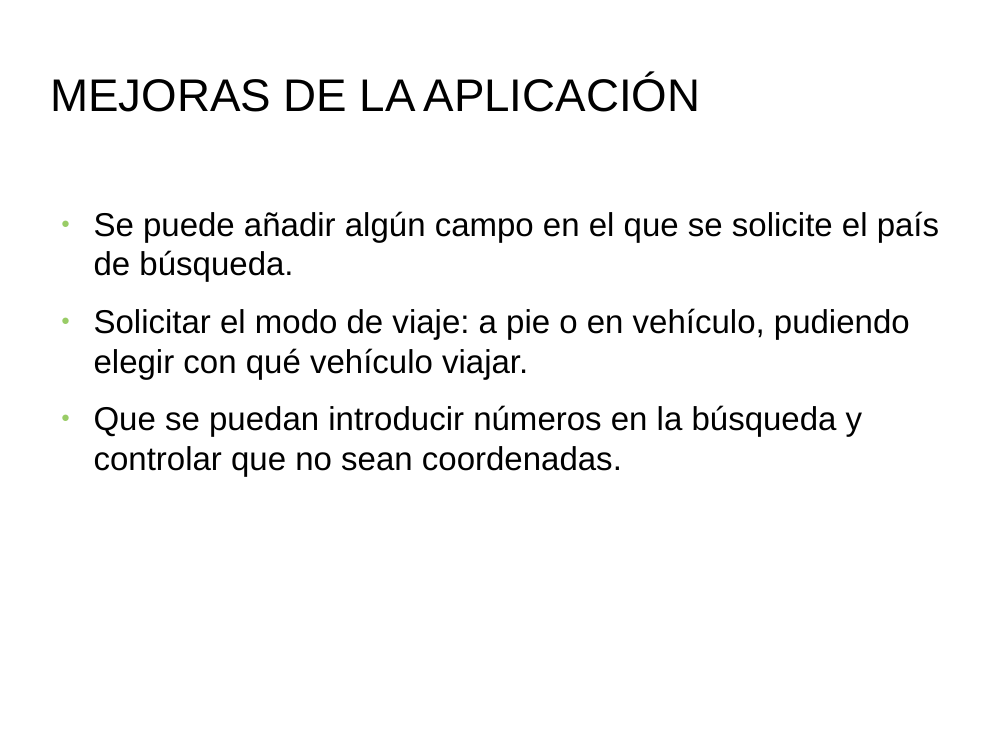
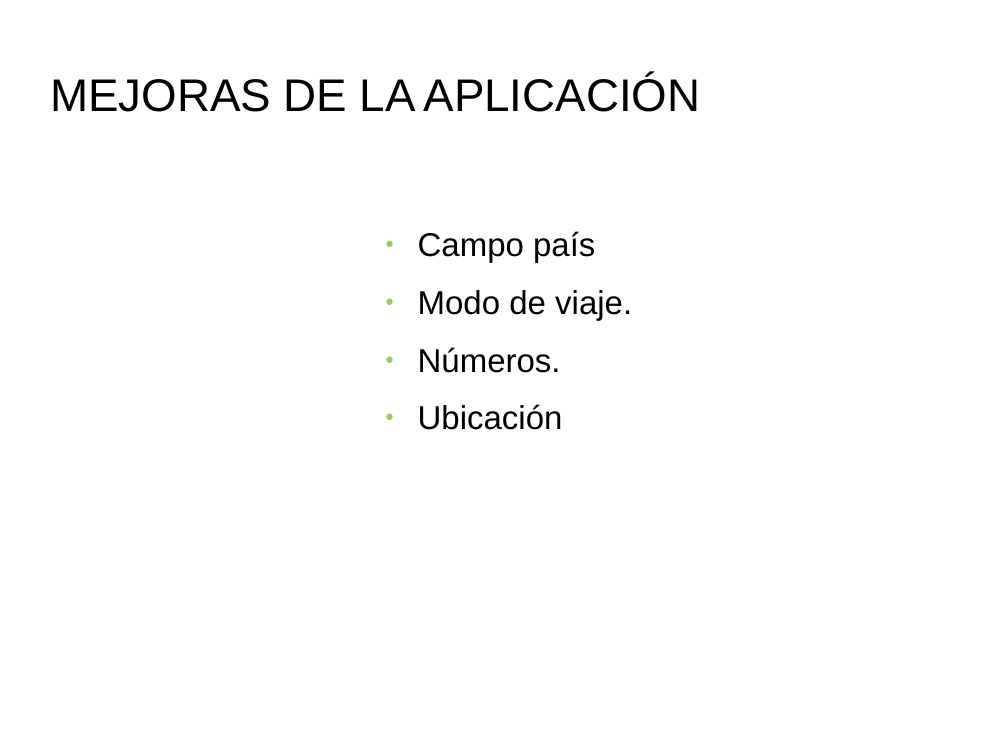
Before and after one commit to PatriiML11/ProyectoWeb, a slide deck: slide 20 of doc/Documentos/Presentacion.odp (slide 23 before the commit). Drawn at 1008x756 pixels with LibreOffice and Linux fonts; fonts in the diff are those of the drawing; background and template pictures are left out. Boxes give left, top, right and bottom in pixels: in the first picture for what was removed or moved away, otherwise in the second. Text is boxed around its words. In the diff, an @@ line names an element or a change of style, - is before the commit and + after.

```diff
--- a/doc/Documentos/Presentacion.odp
+++ b/doc/Documentos/Presentacion.odp
@@ text removed at <box>94,211,939,476</box> @@
-● Se puede añadir algún campo en el que se solicite el país de búsqueda.
-● Solicitar el modo de viaje: a pie o en vehículo, pudiendo elegir con qué vehículo viajar.
-● Que se puedan introducir números en la búsqueda y controlar que no sean coordenadas.
@@ text added at <box>418,231,632,430</box>, 26 pt, text #000000 @@
+● Campo país
+● Modo de viaje.
+● Números.
+● Ubicación
```
Also in this commit, not shown: 14 other slides changed, 2 slides added, 5 slides removed, 3 other files.
